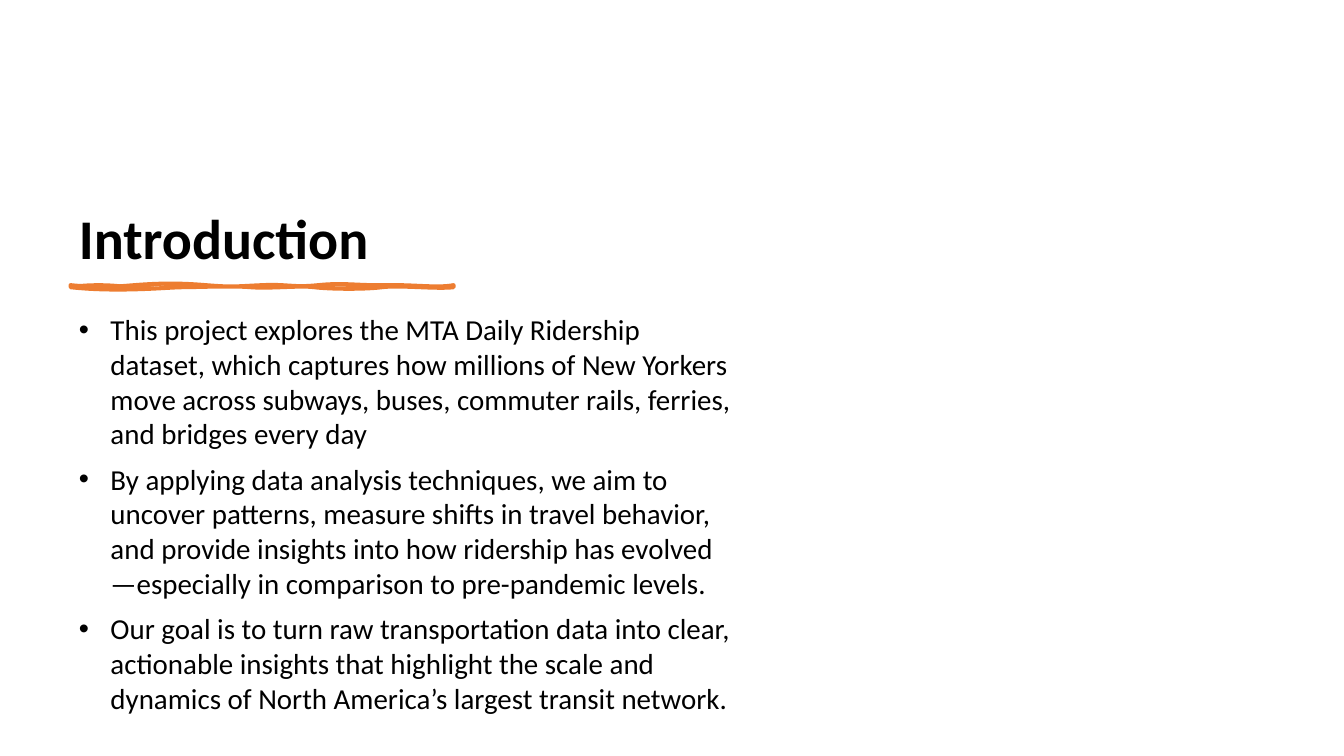
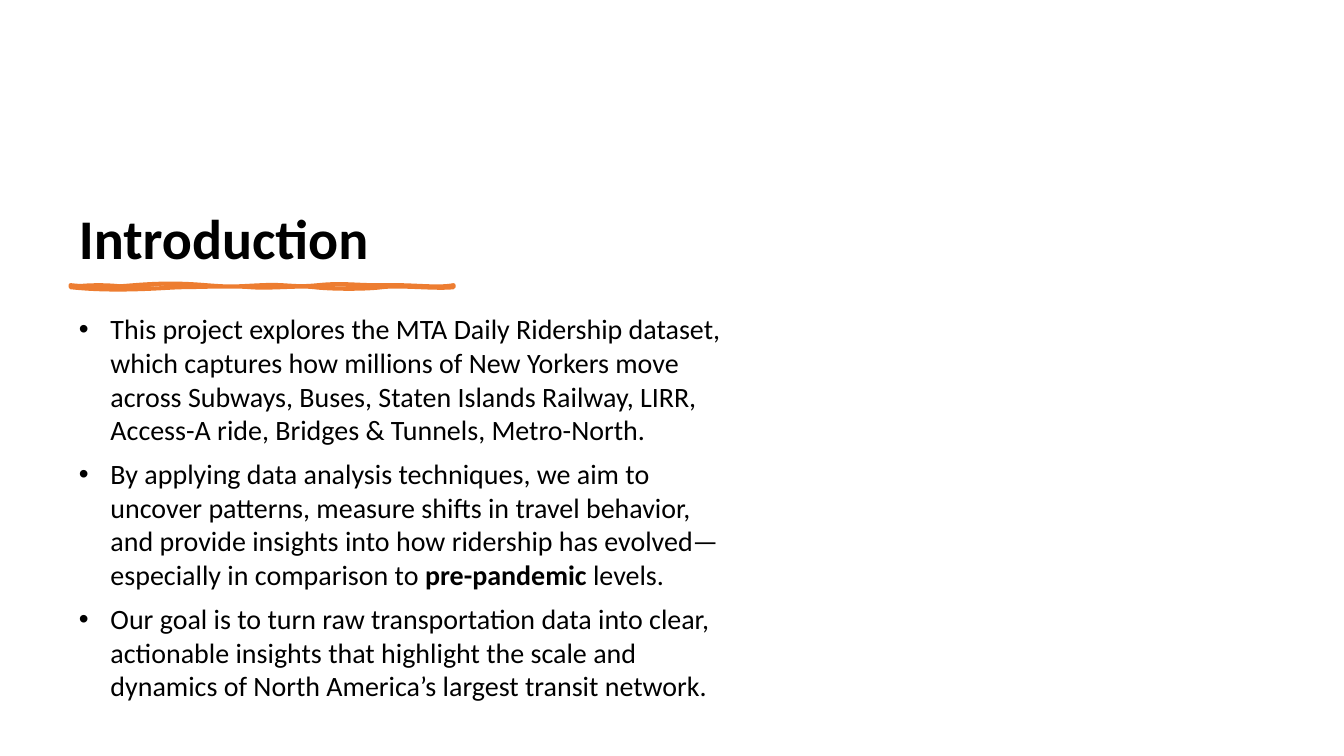
Before and after one commit to Depi-Power-BI-Specialist-G3/Team-3-Power-BI-graduation-project, a slide deck: slide 4 of MTA-Ridership-Analysis-Project (5).pptx. Drawn at 1344x756 pixels with LibreOffice and Linux fonts; fonts in the diff are those of the drawing; background and template pictures are left out. Boxes give left, top, right and bottom in pixels: in the first picture for what was removed or moved away, otherwise in the second. Text is boxed around its words. In the diff, an @@ line names an element or a change of style, - is before the commit and + after.

```diff
--- a/MTA-Ridership-Analysis-Project (5).pptx
+++ b/MTA-Ridership-Analysis-Project (5).pptx
@@ text at (110, 319, 720, 445): text changed; size 24.8 to 24 pt @@
-• This project explores the MTA Daily Ridership dataset, which captures how millions of New Yorkers move across subways, buses, commuter rails, ferries, and bridges every day
+• This project explores the MTA Daily Ridership dataset, which captures how millions of New Yorkers move across Subways, Buses, Staten Islands Railway, LIRR, Access-A ride, Bridges & Tunnels, Metro-North.
@@ text at (110, 464, 718, 701): size 24.8 to 24 pt in "By applying data analysis techniques, we aim ...", "Our goal is to turn raw transportation ..."; bold on in "pre-pandemic" @@
```
Also in this commit, not shown: 5 other slides changed.
